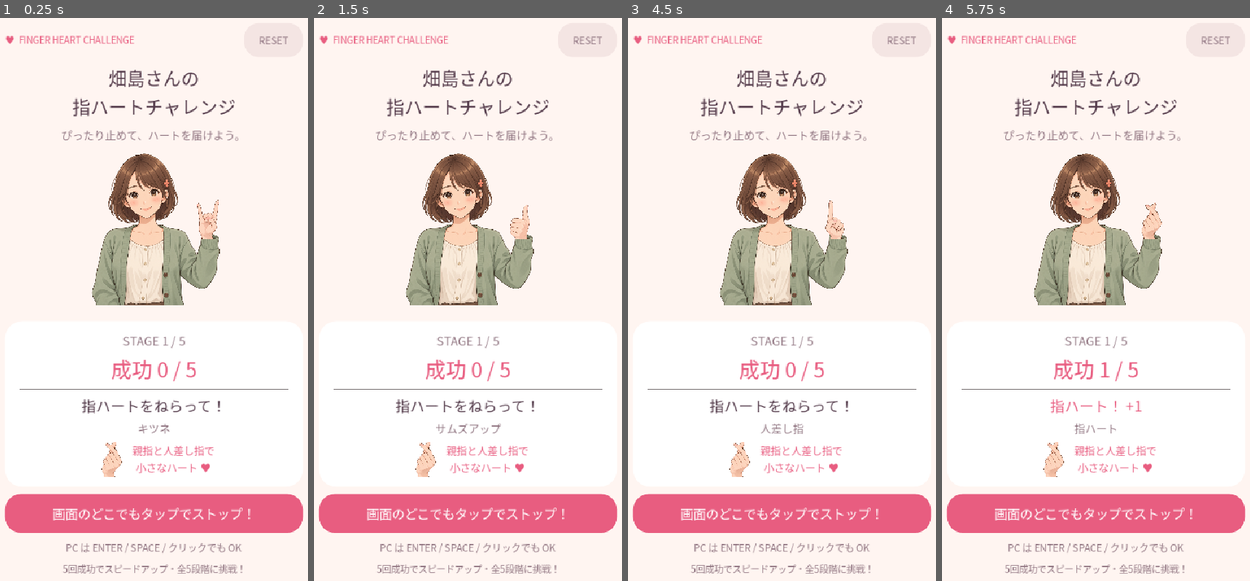
Above: before the commit, frames 1-4 (left to right).
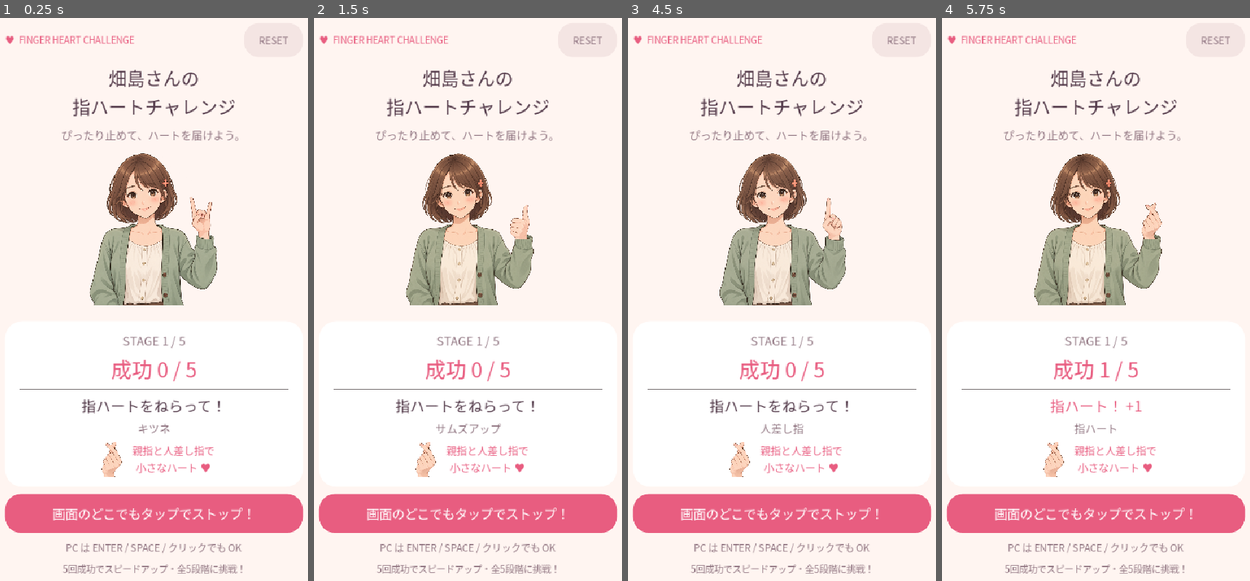
Above: after the commit, the same moments.

Repository: Badgio0906/finger-heart-challenge
Game: Godot game, scene res://scenes/Main.tscn
The game is run twice, just before and just after one commit, with the same random seed, the same clock (stepped at 60 frames per second) and the same inputs.
Inputs (mouse positions are in pixels of both pictures, inside the frame that each line leads up to):
- Up to frame 1 (0.25 s): no input
- Up to frame 2 (1.5 s): tap Enter (stop_hand) at 0.5 s; move the mouse to (538, 271) at 0.52 s; hold Enter (stop_hand) 0.53-1.25 s; click (538, 271) at 0.67 s; tap Space at 0.77 s; click "もう一度チャレンジ" at 1.25 s
- Up to frame 3 (4.5 s): click "RESET" at 2 s; move the mouse to (717, 327) at 2.77 s; tap Enter (stop_hand) at 2.85 s; click (717, 327) at 2.92 s; tap Space at 3.02, 3.5 s; move the mouse to (815, 170) at 3.52 s; hold Enter (stop_hand) 3.53-4.25 s; click (815, 170) at 3.67 s; click "もう一度チャレンジ" at 4.25 s
- Up to frame 4 (5.75 s): move the mouse to (1080, 417) at 5.02 s; tap Enter (stop_hand) at 5.1 s; click (1080, 417) at 5.17 s; tap Space at 5.27 s

The runs differ from the first frame. In frame 1, 2.2% of the frame differs, in the area x 29-72%, y 24-52%; in frame 2, nothing differs; in frame 3, 0.7%; in frame 4, nothing differs.

Commit message:
Use approved pointing peace and fox character illustrations

Diff:
--- a/scripts/main.gd
+++ b/scripts/main.gd
@@ -9,7 +9,8 @@
 const HAND_FILES := ["heart", "fox", "peace", "ok", "thumbs_up", "open", "point"]
 const HAND_NAMES := ["指ハート", "キツネ", "ピース", "OKサイン", "サムズアップ", "手のひら", "人差し指"]
 # Generated source sprites contain both hands. The body always raises her left arm.
-const RIGHT_HAND_SOURCES := [HandType.HEART, HandType.FOX, HandType.PEACE, HandType.OK, HandType.THUMBS_UP, HandType.OPEN]
+const RIGHT_HAND_SOURCES := [HandType.HEART, HandType.OK, HandType.THUMBS_UP, HandType.OPEN]
+const APPROVED_POSES := [HandType.FOX, HandType.PEACE, HandType.POINT]
 const INK := Color("543b4b")
 const ACCENT := Color("e85d80")
 const MUTED := Color("927783")
@@ -29,6 +30,10 @@
 var hand_label: Label
 var hint_label: Label
 var hand_sprite: TextureRect
+var woman: TextureRect
+var cuff: TextureRect
+var body_texture: Texture2D
+var approved_textures: Dictionary = {}
 var character: Control
 var reset_button: Button
 var body_layout: BoxContainer
@@ -58,6 +63,9 @@
 		# Use the original fixed sleeve; crop generated cuffs from every hand layer.
 		hand_texture.region = Rect2(0, 0, 1254, 900)
 		textures.append(hand_texture)
+	body_texture = load("res://assets/art_v2/body.png")
+	for pose in APPROVED_POSES:
+		approved_textures[pose] = load("res://assets/approved_poses/%s.png" % HAND_FILES[pose])
 	clear_texture = load("res://assets/art_v2/clear.png")
 	failure_texture = load("res://assets/art_v2/failure.png")
 	_build_ui()
@@ -154,7 +162,7 @@
 	character = Control.new()
 	character.mouse_filter = Control.MOUSE_FILTER_IGNORE
 	art_frame.add_child(character)
-	var woman := _texture("res://assets/art_v2/body.png")
+	woman = _texture("res://assets/art_v2/body.png")
 	woman.name = "WomanBody"
 	woman.set_anchors_and_offsets_preset(Control.PRESET_FULL_RECT)
 	character.add_child(woman)
@@ -167,7 +175,7 @@
 	hand_sprite.anchor_bottom = 0.280 + 0.4 * 900.0 / 1254.0
 	character.add_child(hand_sprite)
 	# The original cuff front covers the wrist edge for a seamless join.
-	var cuff := _texture("res://assets/art_v2/body.png")
+	cuff = _texture("res://assets/art_v2/body.png")
 	var cuff_texture := AtlasTexture.new()
 	cuff_texture.atlas = woman.texture
 	cuff_texture.region = Rect2(975, 705, 185, 140)
@@ -286,6 +294,11 @@
 	_refresh_hand()
 
 func _refresh_hand() -> void:
+	# Display the approved complete illustrations unchanged, without old hand overlays.
+	var approved := approved_textures.has(current_hand)
+	woman.texture = approved_textures[current_hand] if approved else body_texture
+	hand_sprite.visible = not approved
+	cuff.visible = not approved
 	hand_sprite.texture = textures[current_hand]
 	# Normalize each source's actual handedness, including heart and thumbs-up.
 	hand_sprite.flip_h = current_hand in RIGHT_HAND_SOURCES
Binary file added: assets/approved_poses/fox.png
Not shown, added: assets/approved_poses/fox.png.import
Binary file added: assets/approved_poses/peace.png
Not shown, added: assets/approved_poses/peace.png.import
Binary file added: assets/approved_poses/point.png
Not shown, added: assets/approved_poses/point.png.import
Binary file added: docs/approved-fox-game.png
Binary file added: docs/approved-peace-game.png
Binary file added: docs/approved-point-game.png
Not shown, changed: README.md
Not shown, changed: TODO.md
Not shown, changed: VERIFICATION.md
(and 3 more such lines)
